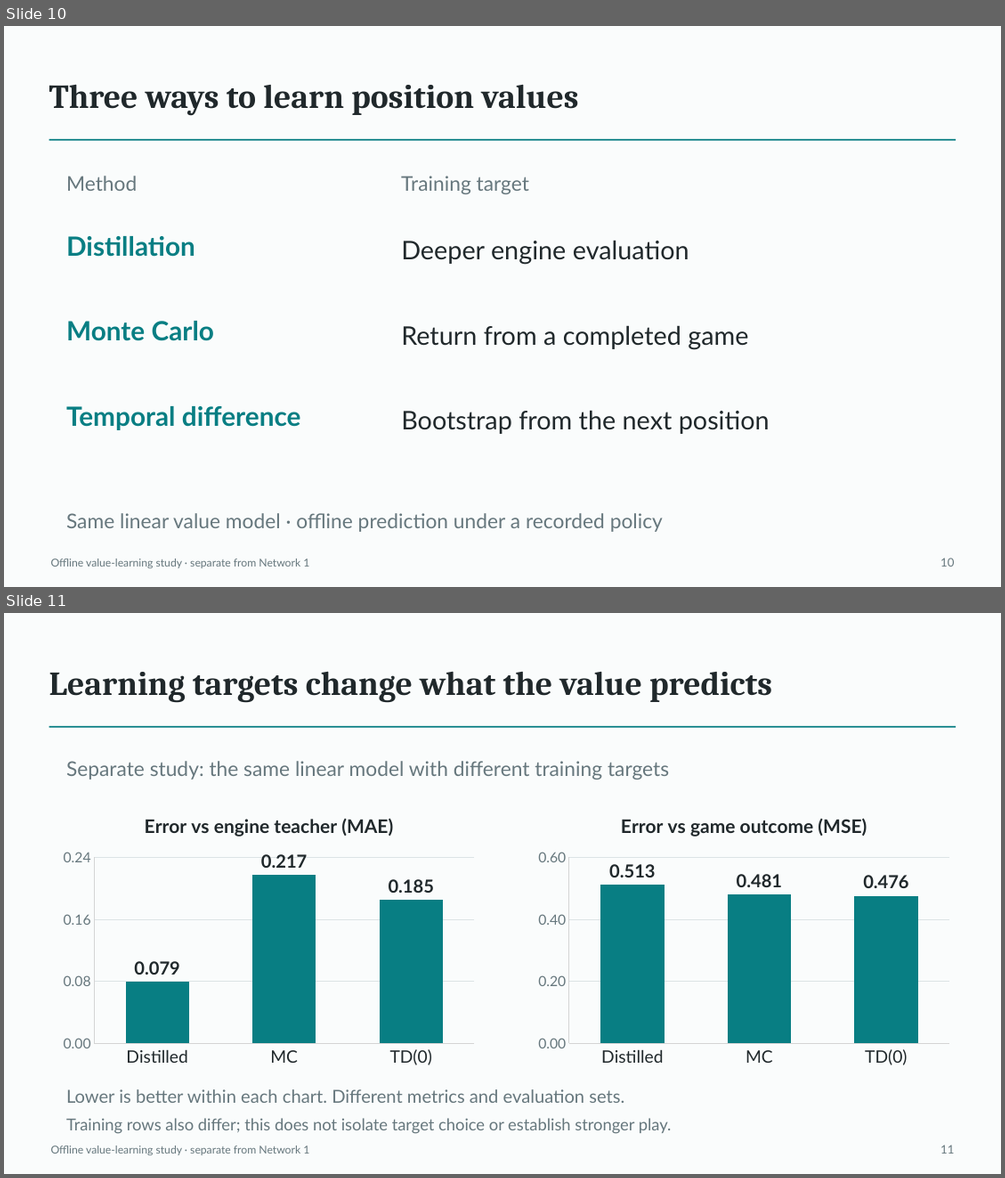
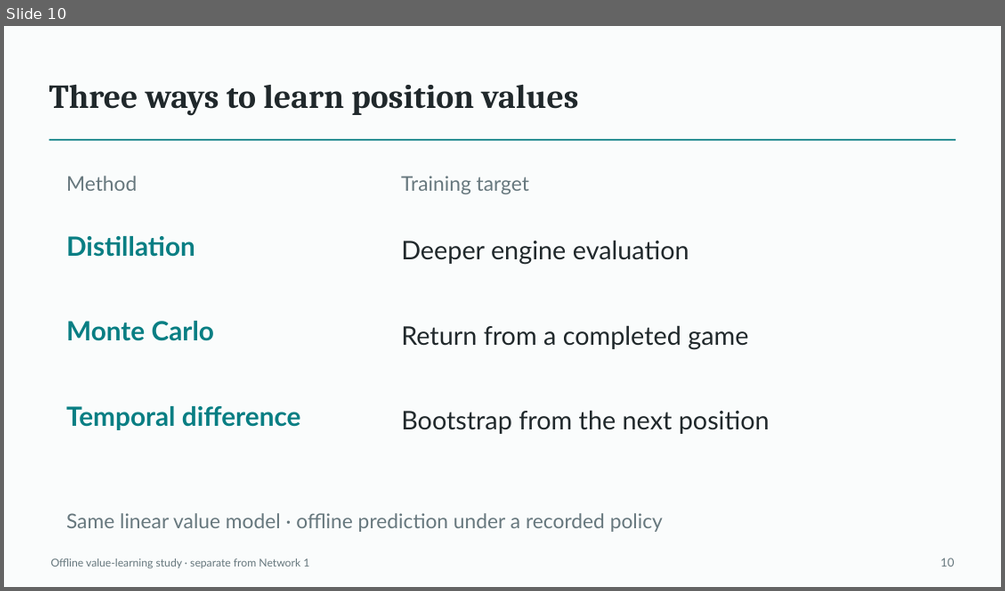
Before and after one commit to Mr-Teal/CS5446_project, a slide deck: docs/drafts/presentation-draft.pptx. Shown one above the other, each under a label of ours: slides 10 and 11 before the commit, slide 10 after it. The pictures are 1005x1178 and 1005x591 pixels, drawn with LibreOffice and Linux fonts; fonts in the diff are those of the drawing. Boxes give left, top, right and bottom in pixels: in the first picture for what was removed or moved away, otherwise in the second. Text is boxed around its words. In the diff, an @@ line names an element or a change of style, - is before the commit and + after.

```diff
--- a/docs/drafts/presentation-draft.pptx
+++ b/docs/drafts/presentation-draft.pptx
@@ slide 11 removed at box(4, 613, 1001, 1174), background #FAFCFC @@
@@ text removed at box(49, 671, 772, 703) @@
-Learning targets change what the value predicts
@@ rectangle removed at box(48, 726, 955, 728) @@
@@ text removed at box(66, 761, 669, 779) @@
-Separate study: the same linear model with different training targets
@@ column chart removed at box(55, 800, 484, 1073) @@
-title "Error vs engine teacher (MAE) "
-categories: Distilled, MC, TD(0)
-Series 1: 0.079, 0.217, 0.185
@@ column chart removed at box(530, 800, 958, 1073) @@
-title "Error vs game outcome (MSE) "
-categories: Distilled, MC, TD(0)
-Series 1: 0.513, 0.481, 0.476
@@ text removed at box(66, 1089, 624, 1103) @@
-Lower is better within each chart. Different metrics and evaluation sets.
@@ text removed at box(66, 1118, 672, 1134) @@
-Training rows also differ; this does not isolate target choice or establish stronger play.
@@ text removed at box(51, 1145, 309, 1155) @@
-Offline value-learning study · separate from Network 1
@@ text removed at box(940, 1144, 954, 1153) @@
-11
```
Also in this commit, not shown: 9 slides changed, 7 slides added, 3 other files.
